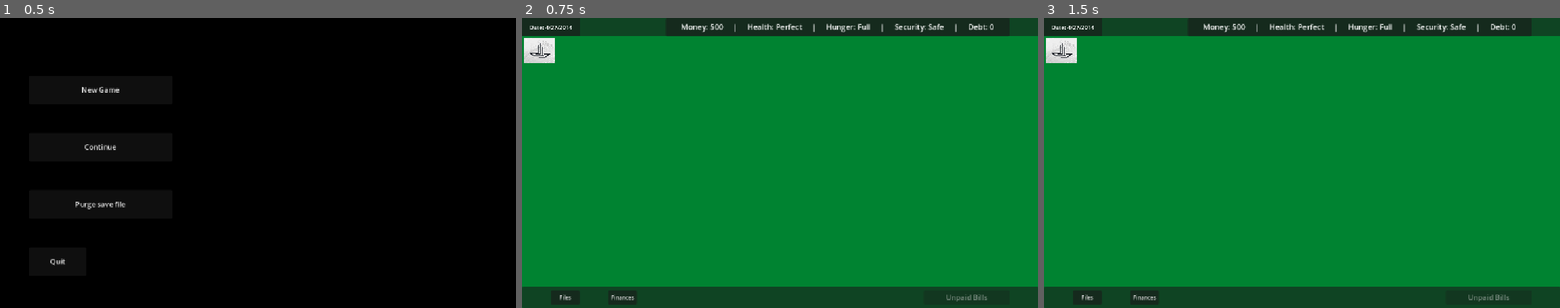
Above: before the commit, frames 1-3 (left to right).
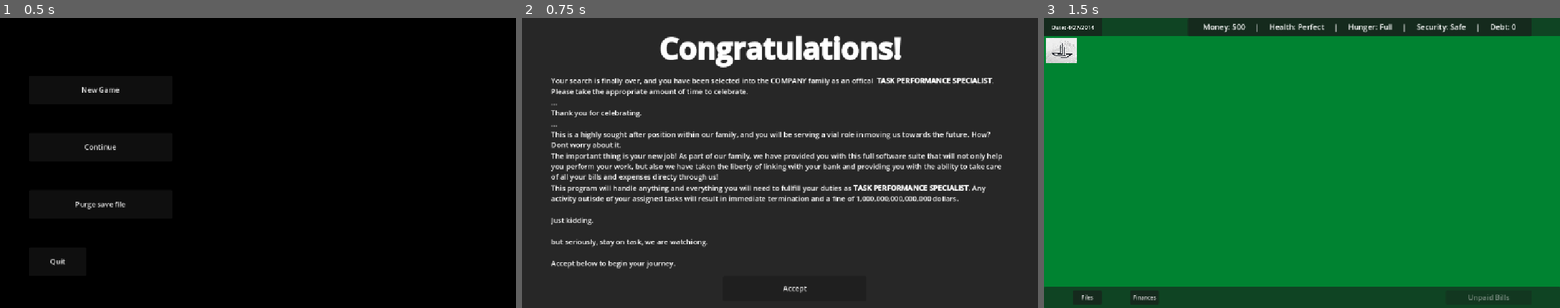
Above: after the commit, the same moments.

Repository: andrewpressman/Operation-OS
Game: Godot game, scene res://Menu/MainMenu.tscn
Same seed, same stepped clock (60 frames per second), same inputs: the game is played once before the commit and once after it.
Inputs (mouse positions are in pixels of both pictures, inside the frame that each line leads up to):
- Up to frame 1 (0.5 s): no input
- Up to frame 2 (0.75 s): click "New Game" at 0.5 s
- Up to frame 3 (1.5 s): click (1317, 287) at 1.25 s, where only the run after the commit has a clickable "Accept"

Frame 1 is identical in both runs. In frame 2, 95% of the frame differs, in the area x 0-100%, y 0-100%; in frame 3, nothing differs.

Commit message:
added introduction scene

Diff:
--- a/Game Over/GameOver.tscn
+++ b/Game Over/GameOver.tscn
@@ -4,6 +4,7 @@
 
 [node name="Node2D" type="Node2D"]
 script = ExtResource("1_nkfid")
+metadata/_edit_lock_ = true
 
 [node name="ColorRect" type="ColorRect" parent="."]
 offset_right = 1152.0
--- /dev/null
+++ b/Menu/NewGameIntro.gd
@@ -0,0 +1,4 @@
+extends Node2D
+
+func Start():
+	get_tree().change_scene_to_file("res://Home/HomeDesktop.tscn")
--- /dev/null
+++ b/Menu/NewGameStart.tscn
@@ -0,0 +1,52 @@
+[gd_scene load_steps=2 format=3 uid="uid://5uvsr8qib7ne"]
+
+[ext_resource type="Script" uid="uid://c4un8ujvgp6gy" path="res://Menu/NewGameIntro.gd" id="1_kujss"]
+
+[node name="Node2D" type="Node2D"]
+script = ExtResource("1_kujss")
+metadata/_edit_lock_ = true
+
+[node name="ColorRect" type="ColorRect" parent="."]
+offset_right = 1152.0
+offset_bottom = 648.0
+color = Color(0.154876, 0.154876, 0.154876, 1)
+metadata/_edit_lock_ = true
+
+[node name="RichTextLabel" type="RichTextLabel" parent="."]
+offset_right = 1152.0
+offset_bottom = 136.0
+theme_override_font_sizes/bold_font_size = 65
+bbcode_enabled = true
+text = "[b]Congratulations![/b]"
+horizontal_alignment = 1
+vertical_alignment = 1
+
+[node name="RichTextLabel2" type="RichTextLabel" parent="."]
+offset_left = 64.0
+offset_top = 128.0
+offset_right = 1088.0
+offset_bottom = 576.0
+bbcode_enabled = true
+text = "Your search is finally over, and you have been selected into the COMPANY family as an offical  [b]TASK PERFORMANCE SPECIALIST[/b].
+Please take the appropriate amount of time to celebrate.
+...
+Thank you for celebrating.
+...
+This is a highly sought after position within our family, and you will be serving a vial role in moving us towards the future. How? Dont worry about it.
+The important thing is your new job! As part of our family, we have provided you with this full software suite that will not only help you perform your work, but also we have taken the liberty of linking with your bank and providing you with the ability to take care of all your bills and expenses directy through us!
+This program will handle anything and everything you will need to fullfill your duties as [b]TASK PERFORMANCE SPECIALIST[/b]. Any activity outisde of your assigned tasks will result in immediate termination and a fine of 1,000,000,000,000,000 dollars.
+
+Just kidding.
+
+but seriously, stay on task, we are watchiong.
+
+Accept below to begin your journey."
+
+[node name="Button" type="Button" parent="."]
+offset_left = 448.0
+offset_top = 576.0
+offset_right = 768.0
+offset_bottom = 632.0
+text = "Accept"
+
+[connection signal="pressed" from="Button" to="." method="Start"]
--- a/Menu/mainMenu.gd
+++ b/Menu/mainMenu.gd
@@ -8,9 +8,9 @@
 	SaveLoad.LoadOptions()
 
 func NewGame():
-	#TODO: consider asking if player wants to delete unlocked secerts?
+	#TODO: consider asking if player wants to delete unlocked secerts? / Confirm reset to level 0
 	GlobalVar.Reset()
-	get_tree().change_scene_to_file("res://Home/HomeDesktop.tscn")
+	get_tree().change_scene_to_file("res://Menu/NewGameStart.tscn")
 
 func Continue():
 	GlobalVar.NewLevel = false
Not shown, added: Menu/NewGameIntro.gd.uid
